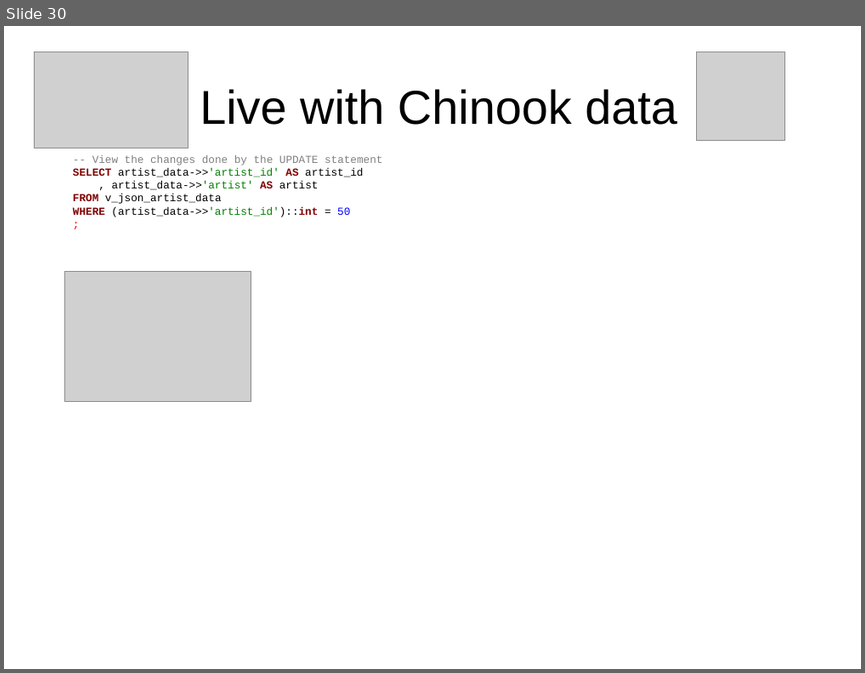
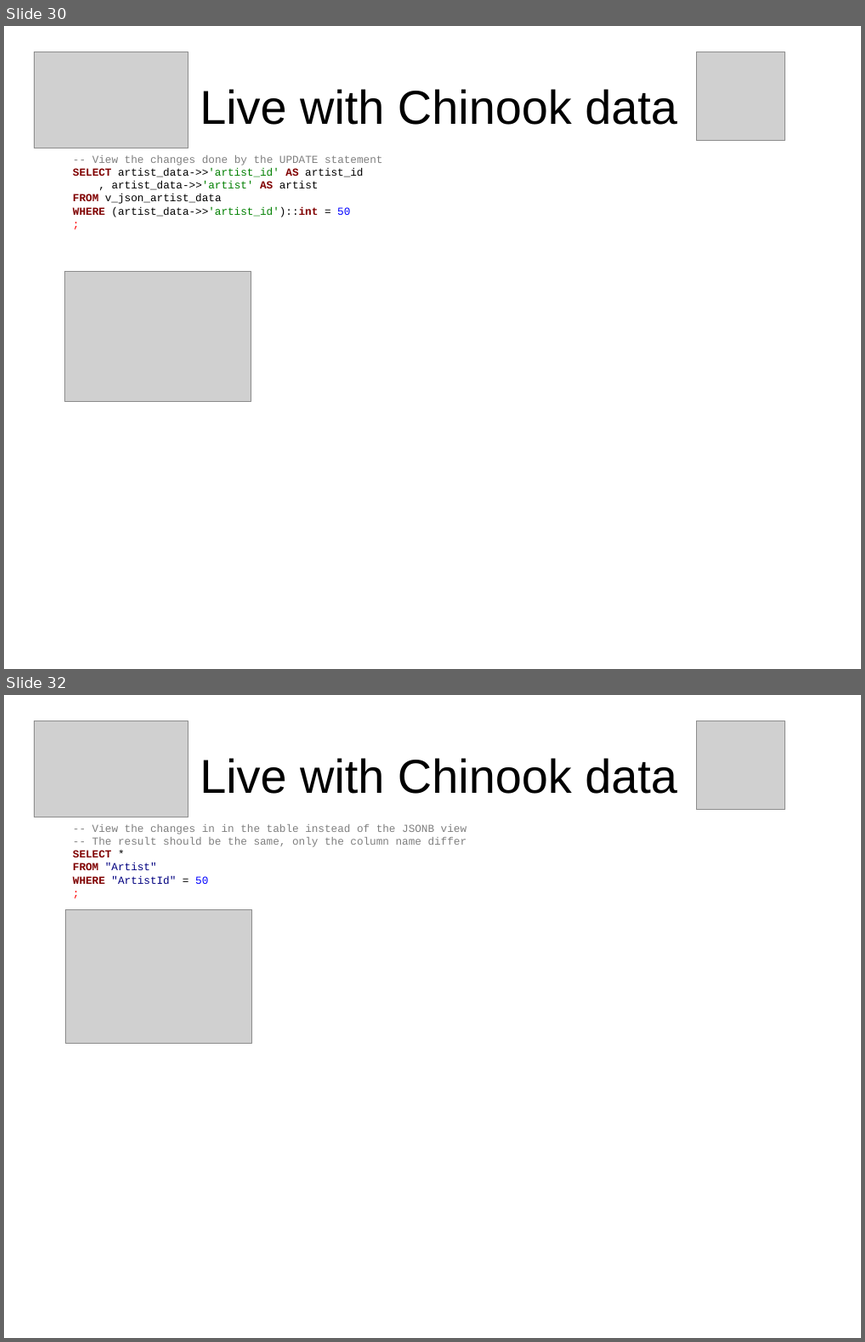
Before and after one commit to sjstoelting/talks, a slide deck: json-by-example/JSON-by-example.odp. Shown one above the other, each under a label of ours: slide 30 before the commit, slides 30 and 32 after it; the slides between them are not shown. The pictures are 865x673 and 865x1342 pixels, drawn with LibreOffice and Linux fonts; fonts in the diff are those of the drawing; grey boxes stand for pictures. Boxes give left, top, right and bottom in pixels: in the first picture for what was removed or moved away, otherwise in the second. Text is boxed around its words. In the diff, an @@ line names an element or a change of style, - is before the commit and + after.

```diff
--- a/json-by-example/JSON-by-example.odp
+++ b/json-by-example/JSON-by-example.odp
@@ slide 32 added at (4,695,861,1338), background #FFFFFF @@
@@ picture added at (35,721,188,817) @@
@@ picture added at (696,721,784,809) @@
@@ title added at (200,758,677,794), 44 pt, text #000000 @@
+Live with Chinook data
@@ text added at (73,824,467,884), 10 pt, text #808080 @@
+-- View the changes in in the table instead of the JSONB view
+-- The result should be the same, only the column name differ
+SELECT *
+FROM "Artist"
+WHERE "ArtistId" = 50
+;
@@ picture added at (65,909,253,1043) @@
```
Also in this commit, not shown: 1 slide changed, 2 other slides added, 3 other files.
